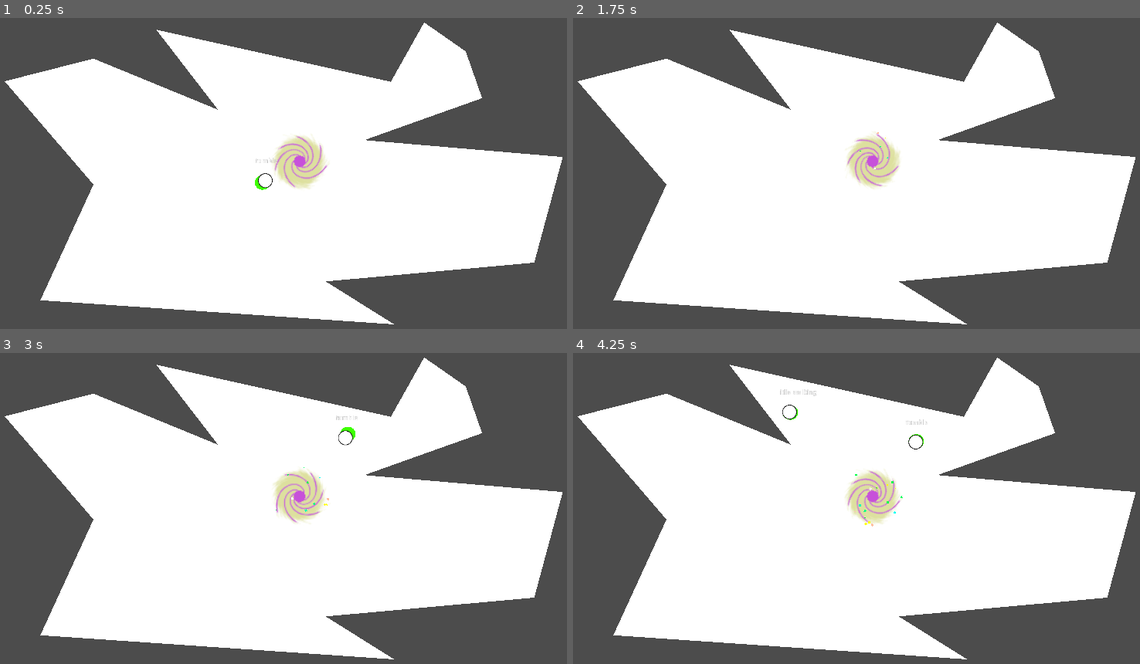
Above: before the commit, frames 1-4 (two rows, left to right).
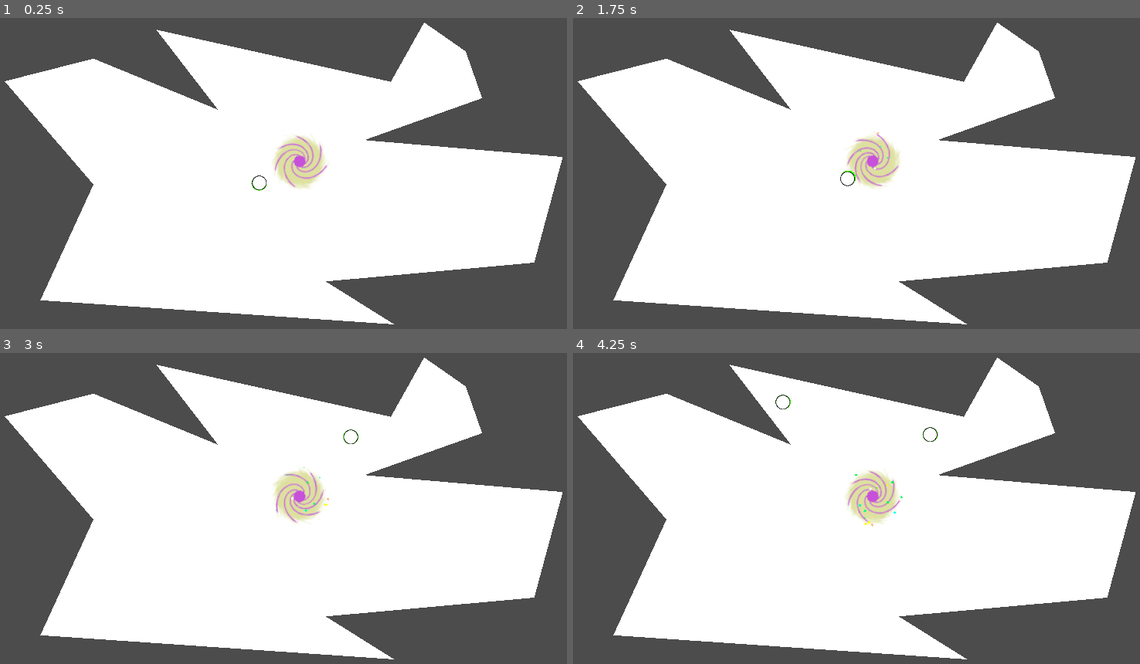
Above: after the commit, the same moments.

Repository: ktosox/GWJ66
Game: Godot game, scene res://test/test_agent_spawner.tscn
The game is run twice, just before and just after one commit, with the same random seed, the same clock (stepped at 60 frames per second) and the same inputs. The project has no main scene, so this scene is started directly.
Inputs (mouse positions are in pixels of both pictures, inside the frame that each line leads up to):
- Up to frame 1 (0.25 s): no input
- Up to frame 2 (1.75 s): move the mouse to (1003, 148) at 0.52 s; click (1003, 148) at 0.67 s; drag from (743, 182) to (873, 161) at 1.27 s
- Up to frame 3 (3 s): move the mouse to (357, 424) at 2.02 s; click (357, 424) at 2.17 s; drag from (260, 570) to (300, 496) at 2.77 s
- Up to frame 4 (4.25 s): move the mouse to (1054, 552) at 3.52 s; click (1054, 552) at 3.67 s

The runs differ from the first frame. In frame 1, less than 0.1% of the frame differs, in the area x 44-49%, y 44-56%; in frame 2, less than 0.1%; in frame 3, 0.1%; in frame 4, 0.2%, in the area x 35-65%, y 11-32%.

Commit message:
clean-up on Agent and re-factoring
- extracted movement logic from Agent to Legs
- re-factored Thumbling

Diff:
--- a/Game/stuff/agent/agent.gd
+++ b/Game/stuff/agent/agent.gd
@@ -1,12 +1,6 @@
 extends Path2D
 
-export var moving = false
 
-export var stamina = 40
-
-var max_stamina = 80
-
-export var speed = 40
 
 
 
@@ -29,65 +23,28 @@
 	return Navigation2DServer.map_get_path(GlobalNavigator.current_map,start,target,true)
 
 func start_idle_behaviour():
-
-	match randi()%2:
-		0:
-			if $TumbleTimer.time_left > 0:
-				$TumbleTimer.stop()
-				un_tumble()
-				yield(get_tree().create_timer(0.2),"timeout")
-			$Torso/Label.text = "idle walking"
-			move_to_point($Torso.global_position + Vector2(rand_range(-200,200),rand_range(-200,200) ))
-			pass
-		1:
-			$Torso/Label.text = "tumble"
-			tumble()
-			$Torso.apply_central_impulse(Vector2(rand_range(-1,1),rand_range(-1,1)).normalized()*10)
-			pass
+	move_to_point($Torso.global_position + Vector2(rand_range(-20,20),rand_range(-20,20)),0.5)
+	yield(get_tree().create_timer(1.5),"timeout")
+	$Torso/Brain.wake_up()
+	pass
 
 
-func move_to_point(global_point : Vector2, urgency = 3.0):
-	$Legs.offset = 0
-
-	speed = stamina * urgency
+func move_to_point(global_point : Vector2, urgency = 1.0):
 	set_curve_from_path(get_path_to_point(Navigation2DServer.map_get_closest_point(GlobalNavigator.current_map,global_point)))
-
-
-	moving = true
+	$Legs.start_walking(urgency)
 
 	pass
 
 
 
 
-func _physics_process(delta):
-	var endurance = 0.03
-	if moving:
 
-		$Legs.offset += delta * speed
-		if $Legs/Mover.global_position != $Torso.global_position:
-			$Torso/Eyes.look_at($Legs/Mover.global_position)
-		var stamina_loss = delta * pow(speed,1.2) * endurance
-		speed = speed - speed * (stamina_loss / max_stamina)
-		stamina -= stamina_loss
-
-
-	else:
-		stamina = min(max_stamina, stamina + delta * 10)
-
-	if $Legs.unit_offset == 1.0:
-		moving = false
-
-	if $Torso.position.distance_to($Legs.position) > 25 :
-		tumble()
-#		move_to_point(to_global(curve.get_point_position(curve.get_point_count()-1)) )
 
 func tumble():
 	if $TumbleTimer.time_left > 0:
 		return
-	moving = false
-	$Legs/Joint.node_a = NodePath("")
-
+	$Legs.fall()
+	$Torso/Brain.sleep()
 	$TumbleTimer.start()
 	pass
 
@@ -96,9 +53,10 @@
 
 	$Legs.global_position = $Torso.global_position
 	yield(get_tree().create_timer(0.2),"timeout")
+	$Legs.un_fall()
+	#$Legs/Mover.global_position = $Torso.global_position
 
-	#$Legs/Mover.global_position = $Torso.global_position
-	$Legs/Joint.set_deferred("node_a",NodePath("../Mover"))
+	$Torso/Brain.wake_up()
 	#$Torso.set_deferred("mode",RigidBody2D.MODE_CHARACTER)
 	pass
 
@@ -118,6 +76,13 @@
 	pass
 
 
+
+func _physics_process(delta):
+	if $Legs.moving and $Legs/Mover.global_position != $Torso.global_position:
+		$Torso/Eyes.look_at($Legs/Mover.global_position)
+
+
+
 func _on_ItemGrabber_body_entered(body):
 
 	pass # Replace with function body.
--- a/Game/stuff/agent/agent.tscn
+++ b/Game/stuff/agent/agent.tscn
@@ -1,10 +1,10 @@
-[gd_scene load_steps=8 format=2]
+[gd_scene load_steps=9 format=2]
 
 [ext_resource path="res://stuff/agent/agent.gd" type="Script" id=1]
 [ext_resource path="res://stuff/agent/brain.tscn" type="PackedScene" id=2]
 [ext_resource path="res://stuff/agent/simple_agent_cicrcle.png" type="Texture" id=3]
-
-[sub_resource type="CircleShape2D" id=8]
+[ext_resource path="res://stuff/agent/legs.tscn" type="PackedScene" id=4]
+[ext_resource path="res://stuff/agent/torso.gd" type="Script" id=5]
 
 [sub_resource type="CircleShape2D" id=4]
 radius = 22.0
@@ -19,37 +19,15 @@
 curve = null
 script = ExtResource( 1 )
 
-[node name="Legs" type="PathFollow2D" parent="."]
-rotate = false
-loop = false
-
-[node name="Mover" type="KinematicBody2D" parent="Legs"]
-collision_layer = 0
-collision_mask = 0
-
-[node name="Line2D" type="Line2D" parent="Legs/Mover"]
-modulate = Color( 0.243137, 1, 0, 1 )
-points = PoolVector2Array( -1, 0, 1, 0 )
-width = 30.0
-default_color = Color( 1, 1, 1, 1 )
-begin_cap_mode = 2
-end_cap_mode = 2
-
-[node name="CollisionShape2D" type="CollisionShape2D" parent="Legs/Mover"]
-shape = SubResource( 8 )
-
-[node name="Joint" type="PinJoint2D" parent="Legs"]
-position = Vector2( 0.038683, 0.999252 )
-rotation = 3.1029
-node_a = NodePath("../Mover")
-node_b = NodePath("../../Torso")
-bias = 0.114
+[node name="Legs" parent="." instance=ExtResource( 4 )]
+torso_goes_here = NodePath("../Torso")
 
 [node name="Torso" type="RigidBody2D" parent="."]
 collision_layer = 8
 collision_mask = 24
 mode = 2
 can_sleep = false
+script = ExtResource( 5 )
 
 [node name="Brain" parent="Torso" instance=ExtResource( 2 )]
 
@@ -70,7 +48,7 @@
 collision_mask = 2
 
 [node name="CollisionPolygon2D" type="CollisionPolygon2D" parent="Torso/Eyes"]
-rotation = 1.5708
+rotation = -1.5708
 polygon = PoolVector2Array( -154, -449, -34, 0, 34, 0, 119, -450 )
 
 [node name="Ears" type="Area2D" parent="Torso"]
@@ -90,7 +68,7 @@
 shape = SubResource( 7 )
 
 [node name="TumbleTimer" type="Timer" parent="."]
-wait_time = 2.0
+wait_time = 0.7
 one_shot = true
 
 [connection signal="tree_exiting" from="Torso" to="." method="_on_Torso_tree_exiting"]
--- a/Game/stuff/agent/brain.gd
+++ b/Game/stuff/agent/brain.gd
@@ -1,12 +1,24 @@
 extends Node2D
+
+# Brain!
+# takes inputs from Agent and Torso and Senses
+# decides what to do next
+
+# is a finite state machine (WIP)
+
+# has priorities (?)
+
+# has a list of stuff to do
+
+# should be on Torso so that it's connected to senses, and senses must be on Torso
 
 var stuff_to_do = [] # Array of ThingData
 
 
 
-var go_to_point : FuncRef
+var go_to_point : FuncRef # method for going to places, takes global location and "urgency"
 
-var idle_around : FuncRef
+var idle_around : FuncRef # makes the Agent do stuff, wakesup brain later
 
 var sleeping = false
 
@@ -28,24 +40,20 @@
 		var next_thing_to_do = stuff_to_do.front() as ThingData
 		match next_thing_to_do.type:
 			"EXIT":
-				go_to_point.call_func(next_thing_to_do.global_position)
+				go_to_point.call_func(next_thing_to_do.global_position,3)
 				pass
 			"ITEM":
+				go_to_point.call_func(next_thing_to_do.global_position)
 				pass
 
 
 	else:
 		idle_around.call_func()
-		$IdleTimer.start()
-	sleeping = true
+
+	sleep()
 	pass
 
 
-# Brain!
-# is a finite state machine
-# states for: going to "a point" / idle (keep startin IdleTimer and do random stuff) / sleeping (do notinhg until woken up)
-# has priorities
-# has a list of stuff to do
 
 func wake_up():
 	if sleeping:
@@ -54,11 +62,9 @@
 	pass
 
 
-
-
-func _on_IdleTimer_timeout():
-	wake_up()
-	pass # Replace with function body.
+func sleep():
+	sleeping = true
+	pass
 
 
 func _on_Ears_body_entered(body):
--- a/Game/stuff/agent/brain.tscn
+++ b/Game/stuff/agent/brain.tscn
@@ -4,9 +4,3 @@
 
 [node name="Brain" type="Node2D"]
 script = ExtResource( 1 )
-
-[node name="IdleTimer" type="Timer" parent="."]
-wait_time = 3.0
-one_shot = true
-
-[connection signal="timeout" from="IdleTimer" to="." method="_on_IdleTimer_timeout"]
--- /dev/null
+++ b/Game/stuff/agent/legs.gd
@@ -0,0 +1,66 @@
+extends PathFollow2D
+
+export var moving = false
+
+export var stamina = 60
+
+var max_stamina = 60
+
+export var speed = 30
+
+
+export var torso_goes_here : NodePath
+
+signal goal_reached
+
+func _ready():
+
+	assert(torso_goes_here != null)
+
+	$Pelvis.node_b = "../"+torso_goes_here
+	print($Pelvis.node_a,$Pelvis.node_b)
+
+
+func fall():
+	$Pelvis.node_a = NodePath("")
+	stop_walking()
+
+func un_fall():
+	$Pelvis.set_deferred("node_a",NodePath("../Mover"))
+	pass
+
+
+func start_walking(urgency = 1.0):
+	#assert(!moving)
+	offset = 0
+	speed = stamina * urgency
+	moving = true
+	pass
+
+func stop_walking():
+	moving = false
+	pass
+
+
+func _physics_process(delta):
+	var endurance = 0.03
+	if moving:
+
+		offset += delta * speed
+
+		var stamina_loss = delta * pow(speed,1.2) * endurance
+		speed = speed - speed * (stamina_loss / max_stamina)
+		stamina -= stamina_loss
+
+
+	else:
+		stamina = min(max_stamina, stamina + delta * 10)
+
+	if unit_offset == 1.0:
+		emit_signal("goal_reached")
+		stop_walking()
+
+
+#	if $Torso.position.distance_to($Legs.position) > 25 :
+#		tumble()
+#		move_to_point(to_global(curve.get_point_position(curve.get_point_count()-1)) )
--- /dev/null
+++ b/Game/stuff/agent/legs.tscn
@@ -0,0 +1,32 @@
+[gd_scene load_steps=3 format=2]
+
+[ext_resource path="res://stuff/agent/legs.gd" type="Script" id=1]
+
+[sub_resource type="CircleShape2D" id=8]
+
+[node name="Legs" type="PathFollow2D"]
+rotate = false
+loop = false
+script = ExtResource( 1 )
+
+[node name="Pelvis" type="PinJoint2D" parent="."]
+position = Vector2( 0.038683, 0.999252 )
+rotation = 3.1029
+node_a = NodePath("../Mover")
+bias = 0.308
+softness = 2.13
+
+[node name="Mover" type="KinematicBody2D" parent="."]
+collision_layer = 0
+collision_mask = 0
+
+[node name="Line2D" type="Line2D" parent="Mover"]
+modulate = Color( 0.243137, 1, 0, 1 )
+points = PoolVector2Array( -1, 0, 1, 0 )
+width = 30.0
+default_color = Color( 1, 1, 1, 1 )
+begin_cap_mode = 2
+end_cap_mode = 2
+
+[node name="CollisionShape2D" type="CollisionShape2D" parent="Mover"]
+shape = SubResource( 8 )
--- /dev/null
+++ b/Game/stuff/agent/torso.gd
@@ -0,0 +1 @@
+extends RigidBody2D
--- a/Game/stuff/exit.gd
+++ b/Game/stuff/exit.gd
@@ -7,3 +7,8 @@
 func _on_Escape_body_entered(body): # body is always
 	body.queue_free()
 	pass # Replace with function body.
+
+
+func _on_SuckZone_body_entered(body):
+
+	pass # Replace with function body.
--- a/Game/stuff/exit.tscn
+++ b/Game/stuff/exit.tscn
@@ -113,4 +113,5 @@
 hue_variation = 0.44
 hue_variation_random = 1.0
 
+[connection signal="body_entered" from="SuckZone" to="." method="_on_SuckZone_body_entered"]
 [connection signal="body_entered" from="Escape" to="." method="_on_Escape_body_entered"]
